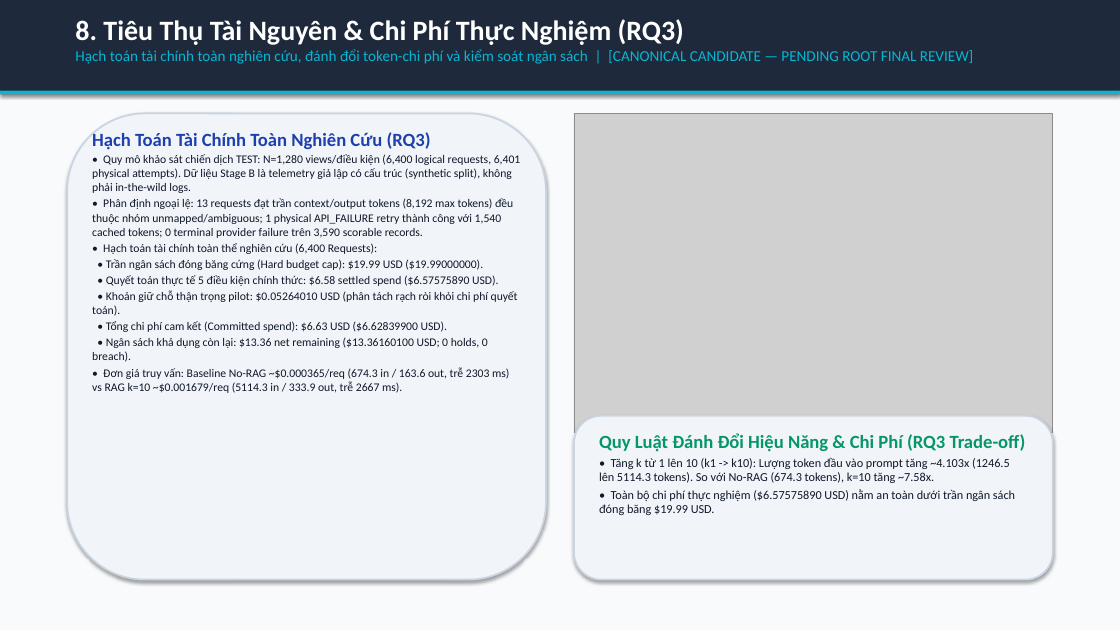
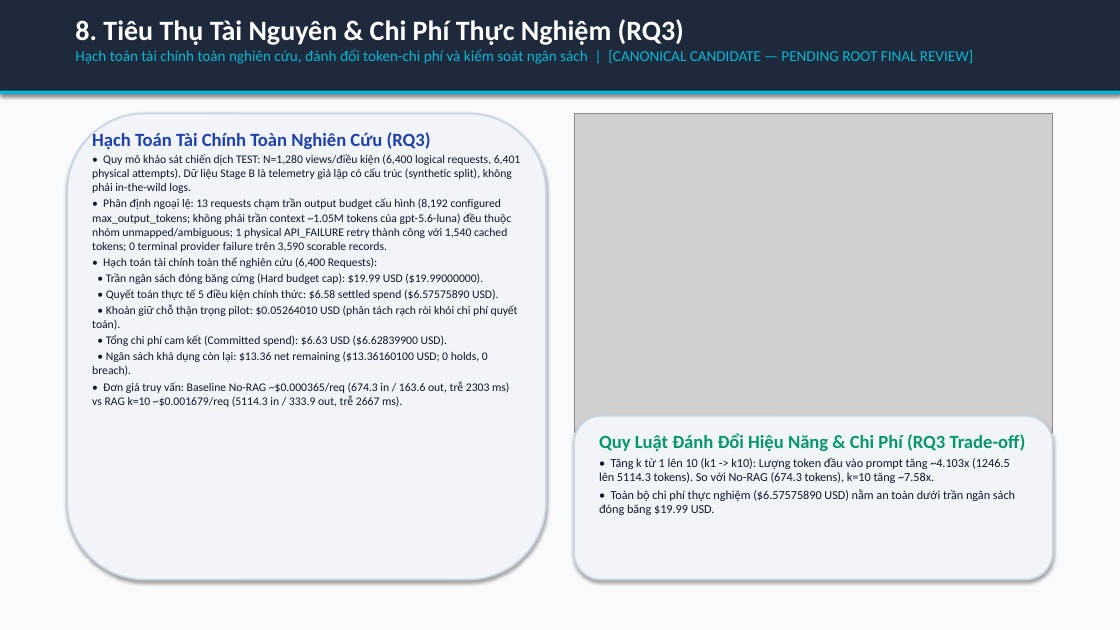
Before and after one commit to habachcp6/RAG2ATTCK, a slide deck: slide 9 of docs/presentation/slides.pptx. Drawn at 1120x630 pixels with LibreOffice and Linux fonts; fonts in the diff are those of the drawing; grey boxes stand for pictures. Boxes give left, top, right and bottom in pixels: in the first picture for what was removed or moved away, otherwise in the second. Text is boxed around its words. In the diff, an @@ line names an element or a change of style, - is before the commit and + after.

```diff
--- a/docs/presentation/slides.pptx
+++ b/docs/presentation/slides.pptx
@@ text at [92, 198, 511, 252]: text changed @@
-• Phân định ngoại lệ: 13 requests đạt trần context/output tokens (8,192 max tokens) đều thuộc nhóm unmapped/ambiguous; 1 physical API_FAILURE retry thành công với 1,540 cached tokens; 0 terminal provider failure trên 3,590 scorable records.
+• Phân định ngoại lệ: 13 requests chạm trần output budget cấu hình (8,192 configured max_output_tokens; không phải trần context ~1.05M tokens của gpt-5.6-luna) đều thuộc nhóm unmapped/ambiguous; 1 physical API_FAILURE retry thành công với 1,540 cached tokens; 0 terminal provider failure trên 3,590 scorable records.
```
Also in this commit, not shown: 4 other slides changed, 14 other files.
